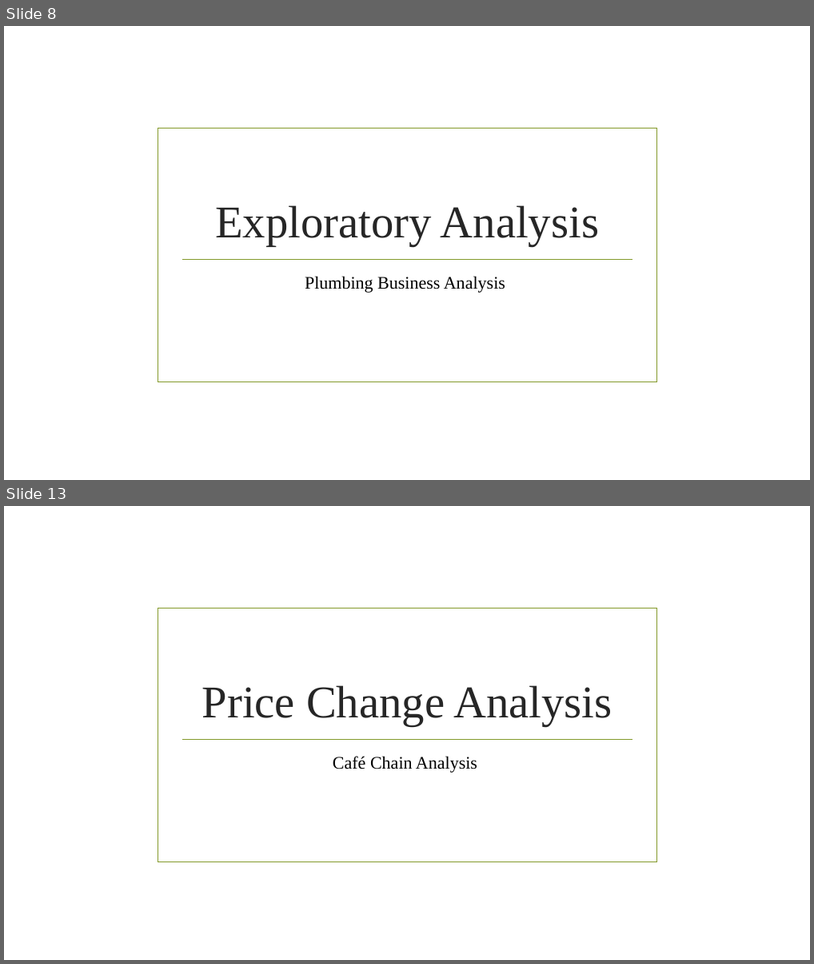
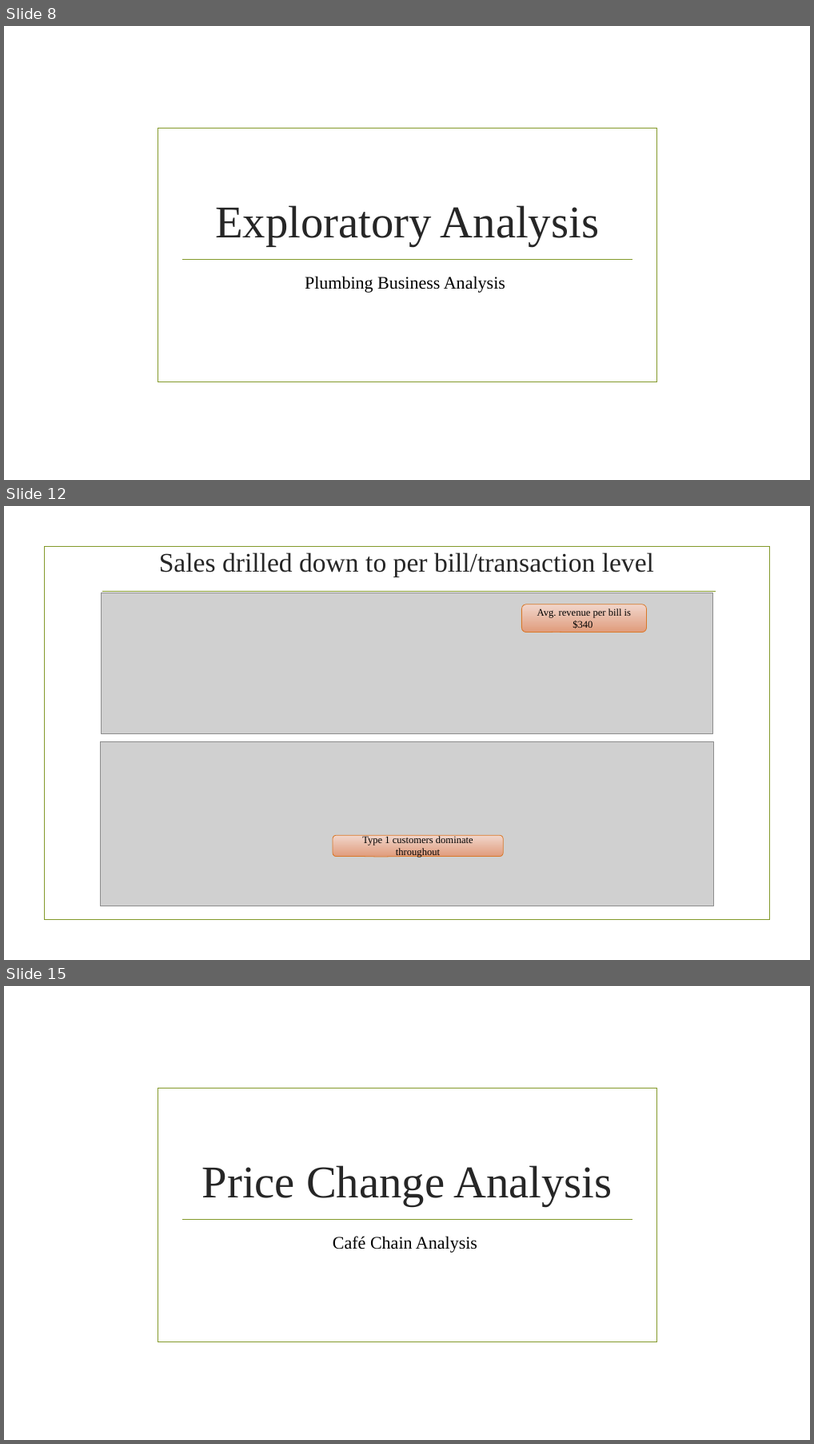
Before and after one commit to bhavsar-dushyant/Target-Marketing-and-Demand-forecasting-Live-data-, a slide deck: Plumbing Business Analysis.pptx. Shown one above the other, each under a label of ours: slides 8 and 13 before the commit, slides 8, 12 and 15 after it; the slides between them are not shown. The pictures are 814x964 and 814x1444 pixels, drawn with LibreOffice and Linux fonts; fonts in the diff are those of the drawing; grey boxes stand for pictures; background and template pictures are left out. Boxes give left, top, right and bottom in pixels: in the first picture for what was removed or moved away, otherwise in the second. Text is boxed around its words. In the diff, an @@ line names an element or a change of style, - is before the commit and + after.

```diff
--- a/Plumbing Business Analysis.pptx
+++ b/Plumbing Business Analysis.pptx
@@ slide 12 added at <box>4,506,810,960</box>, background picture (left out) @@
@@ rectangle added at <box>44,547,770,920</box>, outline #83992A 1.25 pt @@
@@ title added at <box>159,552,654,577</box>, 32 pt, text #262626 @@
+Sales drilled down to per bill/transaction level
@@ picture added at <box>102,592,713,733</box> @@
@@ line added from (102, 592) to (717, 592), #83992A 0.75 pt @@
@@ rounded speech box added at <box>522,604,647,632</box>, fill gradient #F2D7CD to #E09C7C, outline #D97828 0.75 pt, 12 pt, text #000000 @@
+Avg. revenue per bill is $340
@@ picture added at <box>100,741,714,906</box> @@
@@ rounded speech box added at <box>333,835,504,856</box>, fill gradient #F2D7CD to #E09C7C, outline #D97828 0.75 pt, 12 pt, text #000000 @@
+Type 1 customers dominate throughout
@@ what was slide 13 is now slide 15 @@
```
Also in this commit, not shown: 4 slides changed, 3 other slides added, 2 slides removed.
